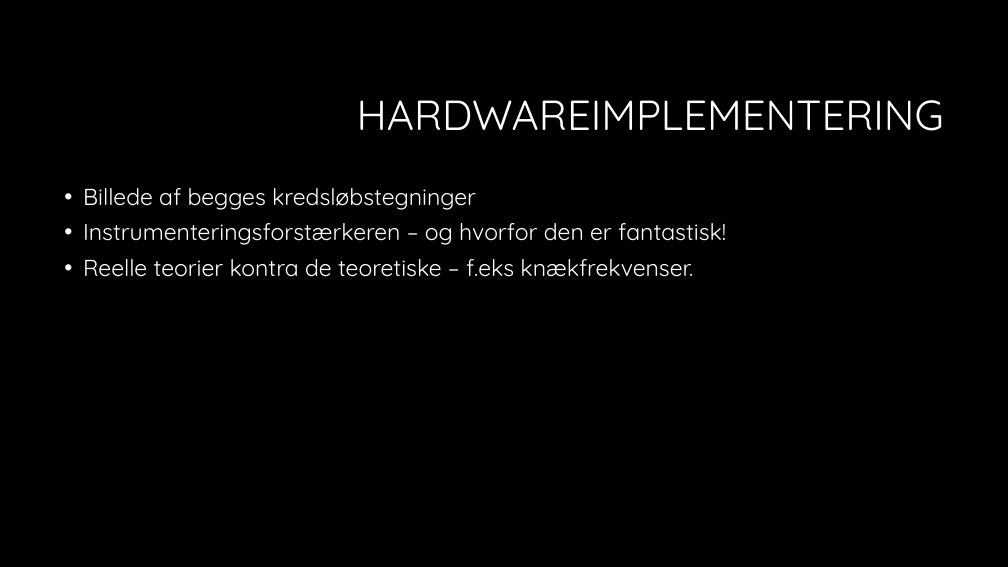
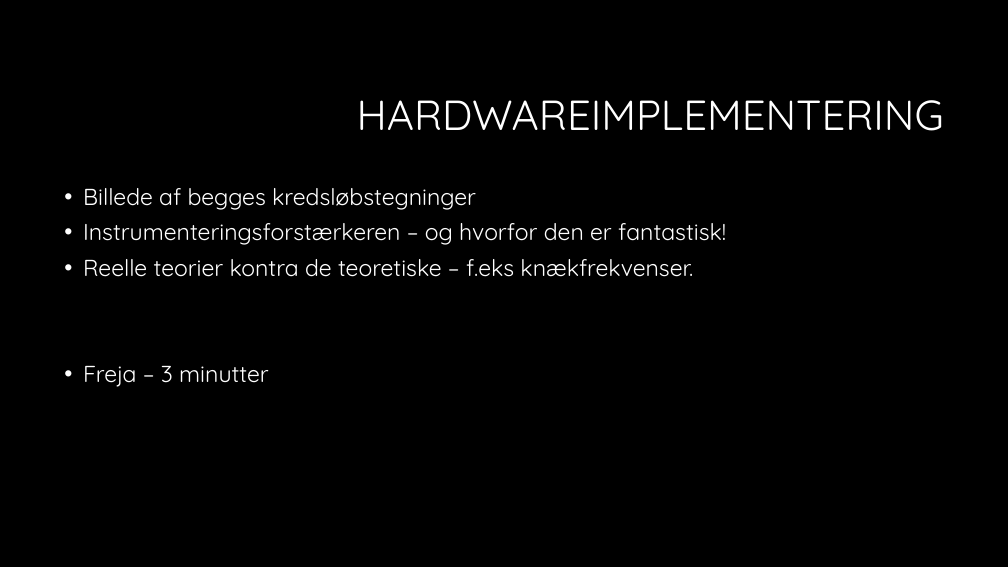
Before and after one commit to sarakirkeby/Semester-Projekt-3, a slide deck: slide 6 of Bifiler til projekt/Semesterprojekt 3.pptx. Drawn at 1008x567 pixels with LibreOffice and Linux fonts; fonts in the diff are those of the drawing; background and template pictures are left out. Boxes give left, top, right and bottom in pixels: in the first picture for what was removed or moved away, otherwise in the second. Text is boxed around its words. In the diff, an @@ line names an element or a change of style, - is before the commit and + after.

```diff
--- a/Bifiler til projekt/Semesterprojekt 3.pptx
+++ b/Bifiler til projekt/Semesterprojekt 3.pptx
@@ text at box(83, 366, 269, 387): paragraph added @@
+• Freja – 3 minutter
```
Also in this commit, not shown: 8 other slides changed.
